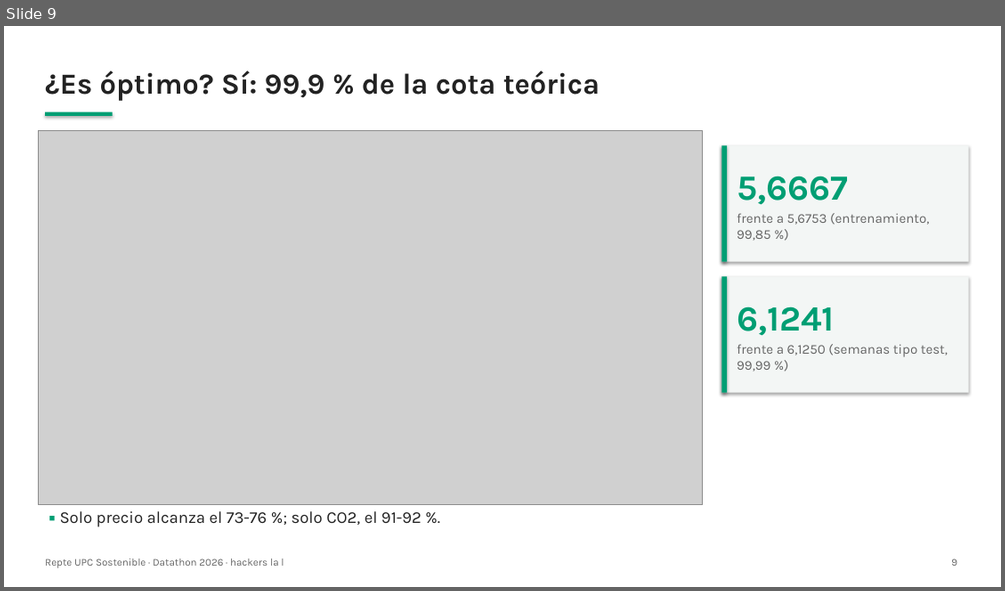
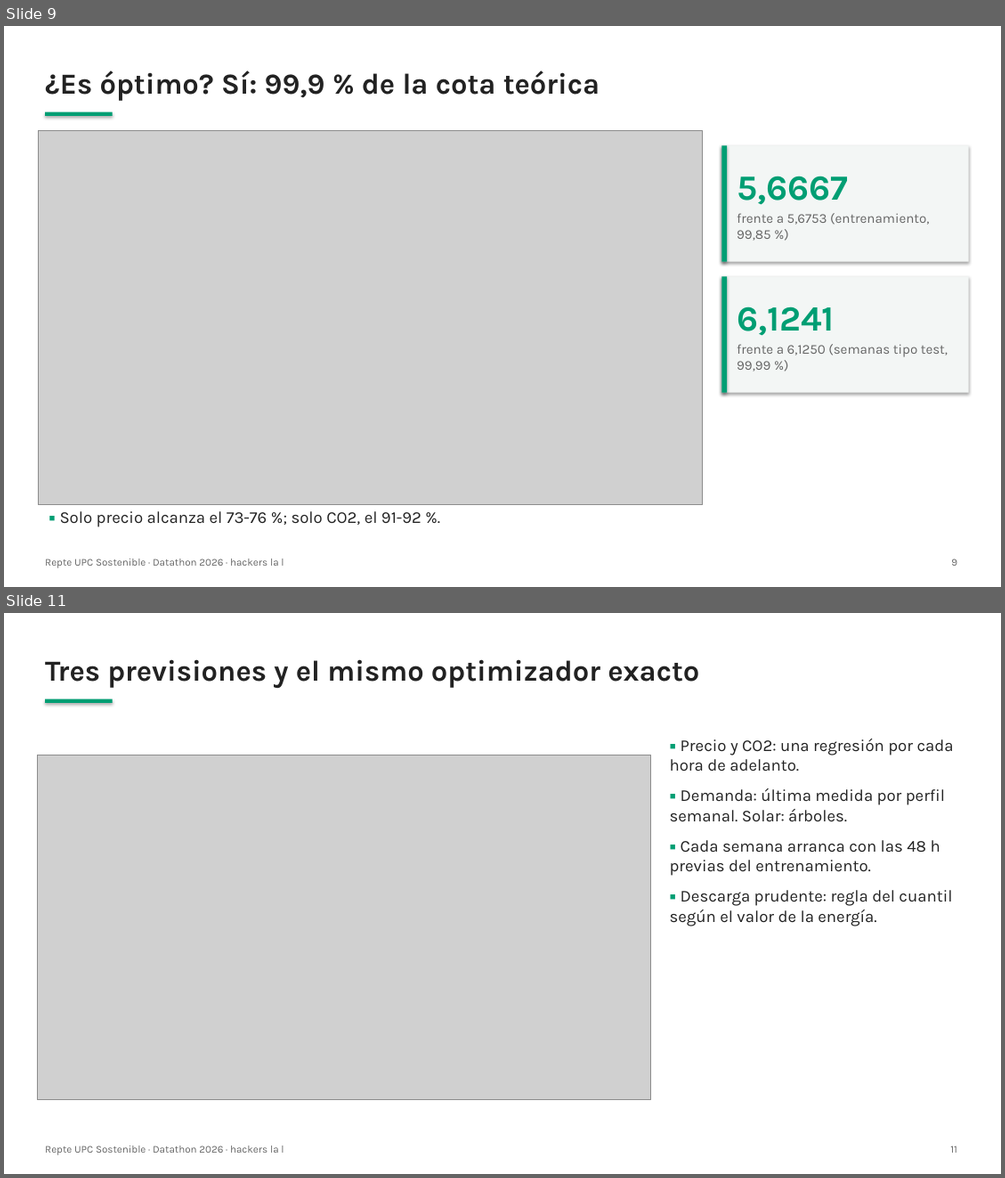
Before and after one commit to barnaredss/datathon2026, a slide deck: slides/presentacion.pptx. Shown one above the other, each under a label of ours: slide 9 before the commit, slides 9 and 11 after it; the slides between them are not shown. The pictures are 1005x591 and 1005x1178 pixels, drawn with LibreOffice and Linux fonts; fonts in the diff are those of the drawing; grey boxes stand for pictures. Boxes give left, top, right and bottom in pixels: in the first picture for what was removed or moved away, otherwise in the second. Text is boxed around its words. In the diff, an @@ line names an element or a change of style, - is before the commit and + after.

```diff
--- a/slides/presentacion.pptx
+++ b/slides/presentacion.pptx
@@ slide 11 added at (4, 613, 1001, 1174), background #FFFFFF @@
@@ text added at (45, 659, 699, 688), 28 pt, text #222222, bold @@
+Tres previsiones y el mismo optimizador exacto
@@ rectangle added at (45, 699, 113, 703), fill #009E73 @@
@@ text added at (670, 738, 954, 926), 16 pt, text #222222 @@
+▪ Precio y CO2: una regresión por cada hora de adelanto.
+▪ Demanda: última medida por perfil semanal. Solar: árboles.
+▪ Cada semana arranca con las 48 h previas del entrenamiento.
+▪ Descarga prudente: regla del cuantil según el valor de la energía.
@@ picture added at (38, 755, 651, 1099) @@
@@ text added at (45, 1145, 283, 1155), 10 pt, text #666666 @@
+Repte UPC Sostenible · Datathon 2026 · hackers la l
@@ text added at (950, 1145, 957, 1152), 10 pt, text #666666 @@
+11
```
Also in this commit, not shown: 12 slides changed, 2 other slides added, 9 other files.
